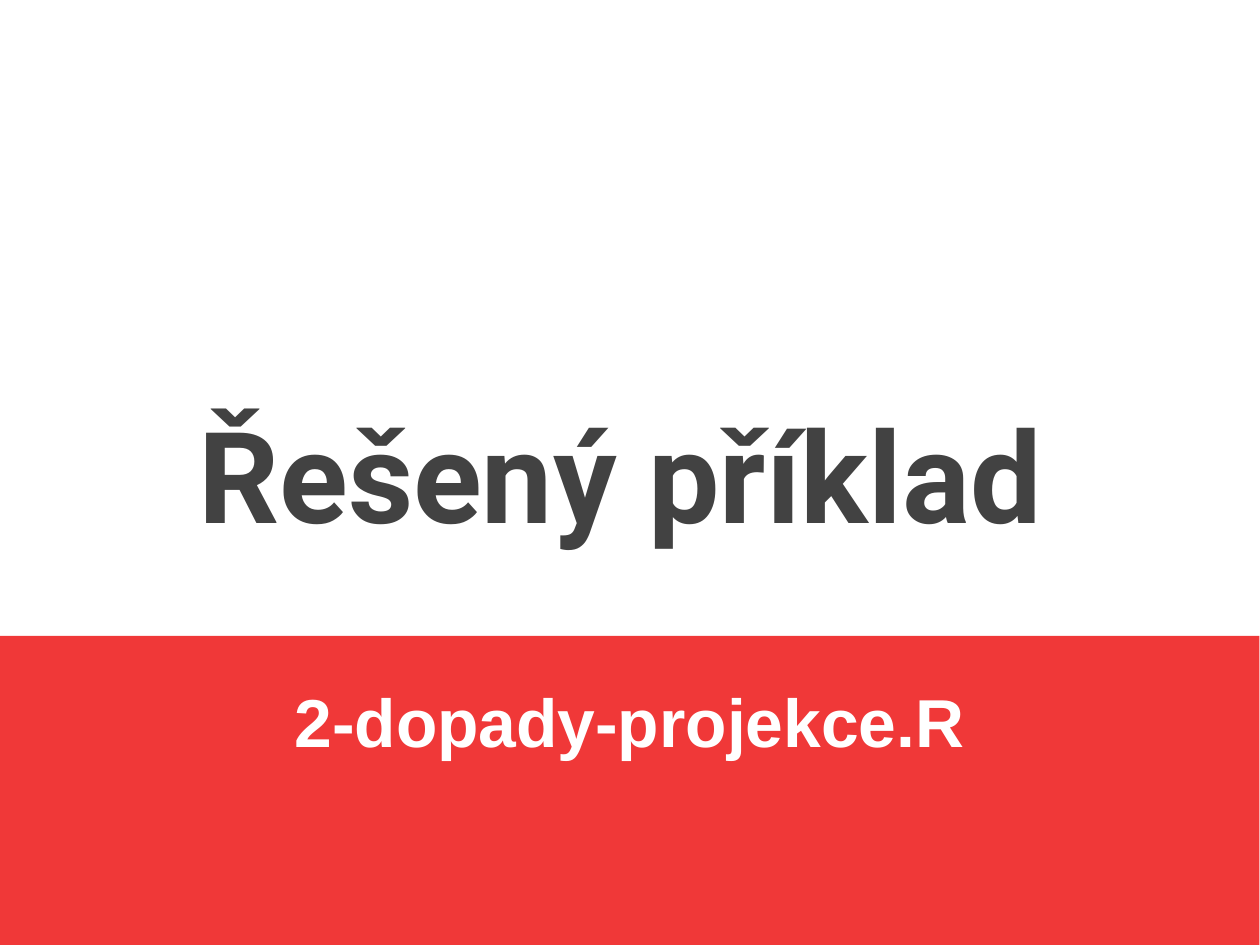
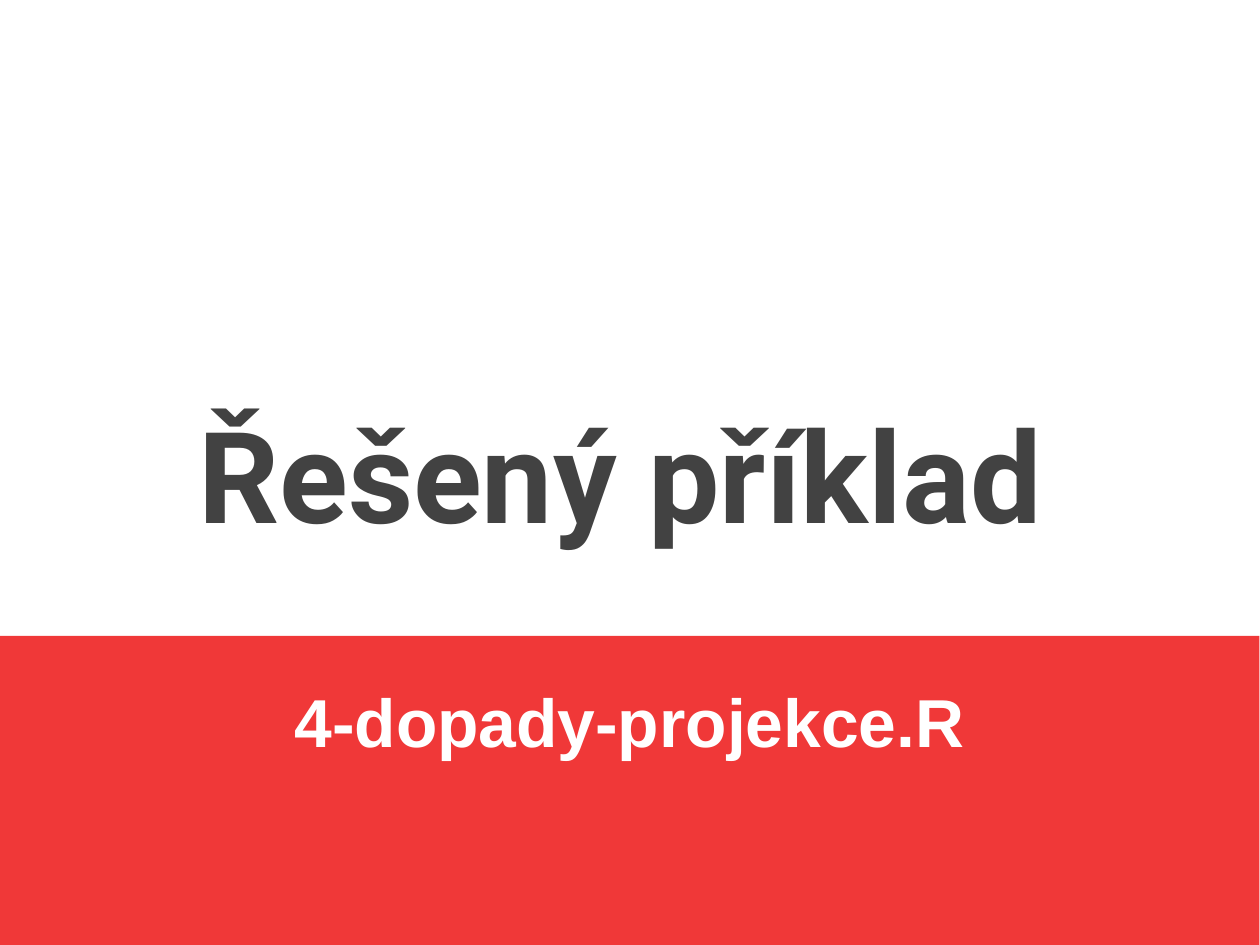
Before and after one commit to jlacko/4EK418, a slide deck: slide 6 of prez/4 - operace mezi objekty.odp. Drawn at 1260x945 pixels with LibreOffice and Linux fonts; fonts in the diff are those of the drawing. Boxes give left, top, right and bottom in pixels: in the first picture for what was removed or moved away, otherwise in the second. Text is boxed around its words. In the diff, an @@ line names an element or a change of style, - is before the commit and + after.

```diff
--- a/prez/4 - operace mezi objekty.odp
+++ b/prez/4 - operace mezi objekty.odp
@@ subtitle at box(294, 698, 964, 760): text changed @@
-2-dopady-projekce.R
+4-dopady-projekce.R
```
Also in this commit, not shown: 5 other slides changed, 59 other files.
